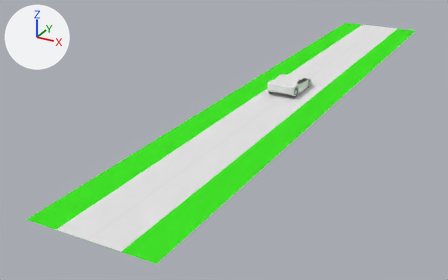
What one commit did to the Blender file EV/Practicas/Practica4/p4.blend.
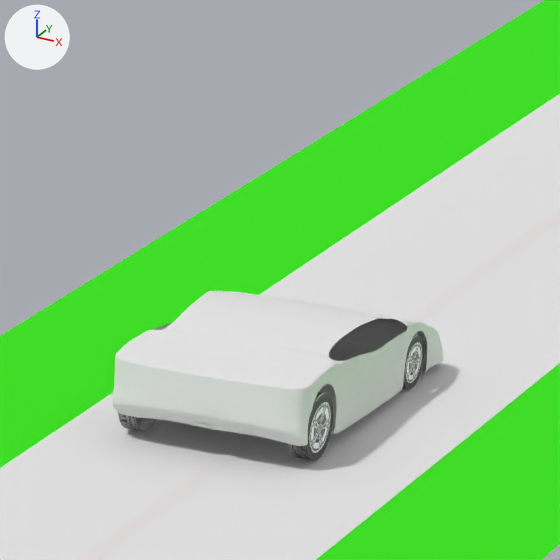
Old and new are each drawn whole from a camera (50 mm lens) standing at (36.0, -88.3, 32.8) and looking at (-7.9, -8.5, -7.0) and again close up on the part from 56% to 73% of the width and 12% to 40% of the height. The lights are fixed; the arrows at upper left show +X, +Y and +Z.

Objects in the first close-up: 'Carretera', 'Carrocería', 'Plano principal', 'Raya', 'Rueda Del. Der.', 'Rueda Tras. Der.'.
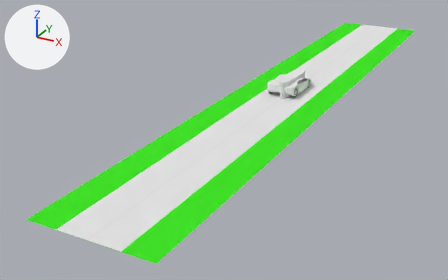
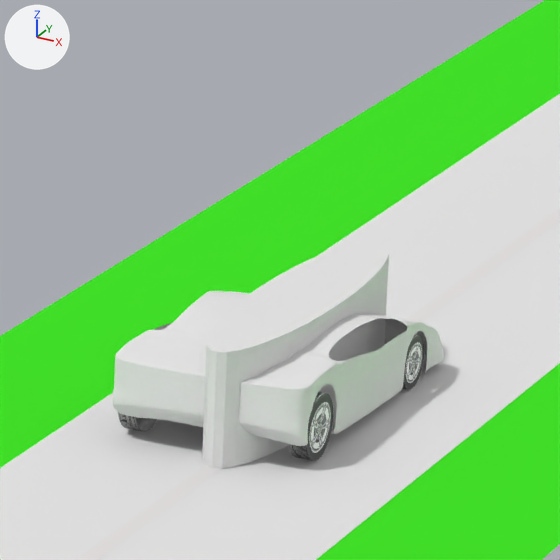
Where the newer file only moved an object's origin or applied its transform, the numbers keep the older frame.

Boxes (x1, y1, x2, y2) around the edits, measured in the close-ups (560 x 560 px):
'Carrocería', moved
    both: (113, 291, 444, 446)
'Avatar', added
    after: (202, 241, 389, 469)

What the commit changed:
Material 'MatAvatar' (mat_matavatar) is new.
Its base color is (0.8, 0.8, 0.8) (white #e7e7e7).
Mesh me_cylinder_001 is new.
It is a 32-sided cylinder along z spanning x -1.0..1.0, y -1.0..1.0, z -1.0..1.0.
It uses material mat_matavatar (white #e7e7e7).
In object 'Carrocería' (ob_carrocería), parent is now set to ob_avatar.
In object 'Carrocería' (ob_carrocería), matrix_parent_inverse is now set to Matrix(((1.0, 0.0, 0.0, 0.0), (0.0, 0.222, 0.0, 0.0), (0.0, 0.0, 0.769, -1.031), (0.0, 0.0, 0.0, 1.0))).
Object 'Avatar' (ob_avatar) is new; it shows me_cylinder_001.
Its location is (0.0, 0.0, 1.34).
Its scale is (1.0, 4.5, 1.3).
